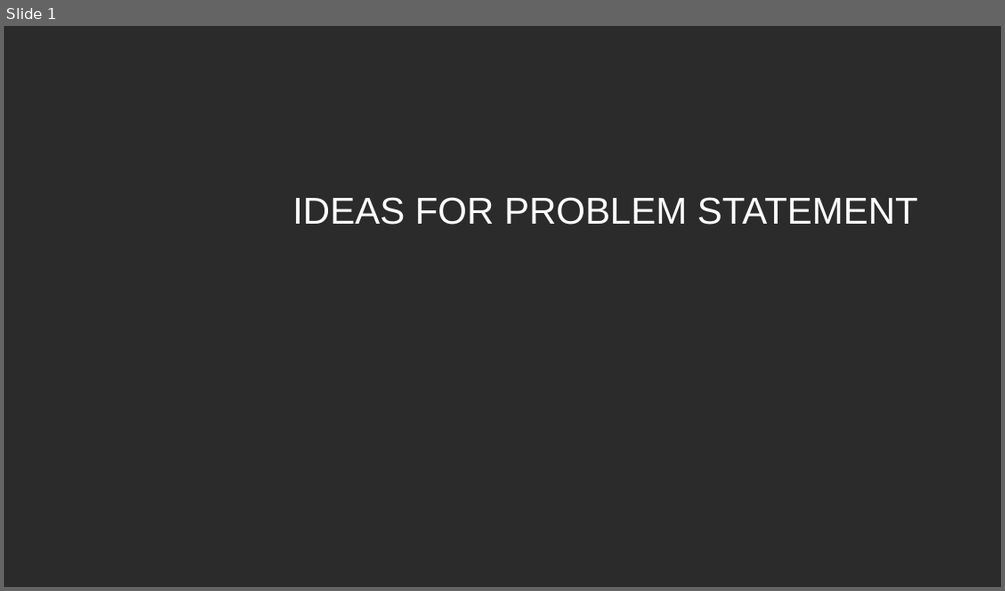
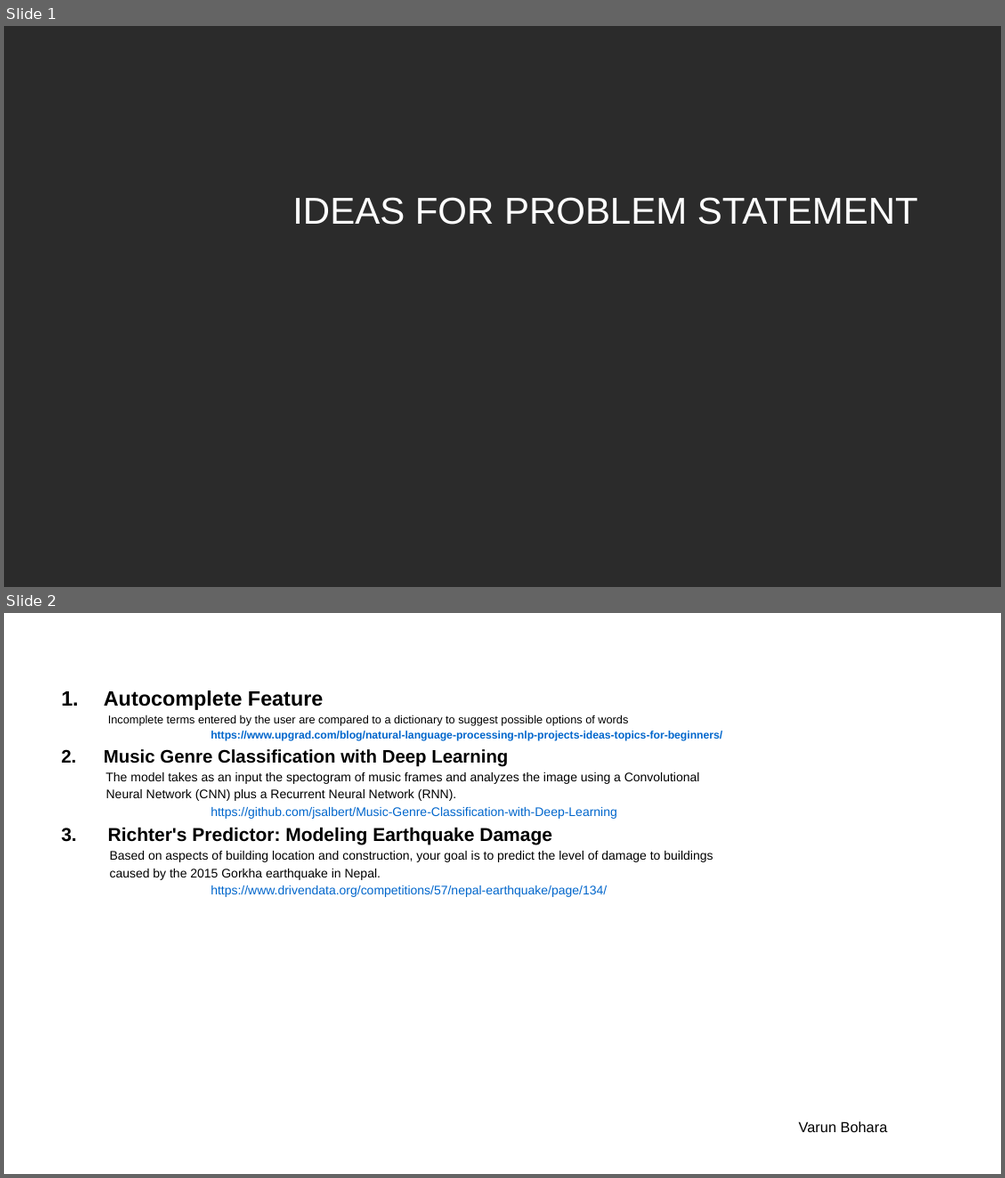
Before and after one commit to VarunBohara/Mini-Project-Documents, a slide deck: IDEAS FOR PROBLEM STATEMENT.2.pptx. Shown one above the other, each under a label of ours: slide 1 before the commit, slides 1 and 2 after it. The pictures are 1005x591 and 1005x1178 pixels, drawn with LibreOffice and Linux fonts; fonts in the diff are those of the drawing; background and template pictures are left out; a plain dark background stands for a picture behind light text. Boxes give left, top, right and bottom in pixels: in the first picture for what was removed or moved away, otherwise in the second. Text is boxed around its words. In the diff, an @@ line names an element or a change of style, - is before the commit and + after.

```diff
--- a/IDEAS FOR PROBLEM STATEMENT.2.pptx
+++ b/IDEAS FOR PROBLEM STATEMENT.2.pptx
@@ slide 2 added at (4,613,1001,1174), background picture (left out) @@
@@ text added at (61,690,722,897), 12 pt, text #000000 @@
+1. Autocomplete Feature
+  Incomplete terms entered by the user are compared to a dictionary to suggest possible options of words
+    https://www.upgrad.com/blog/natural-language-processing-nlp-projects-ideas-topics-for-beginners/
+2. Music Genre Classification with Deep Learning
+The model takes as an input the spectogram of music frames and analyzes the image using a Convolutional
+Neural Network (CNN) plus a Recurrent Neural Network (RNN).
+https://github.com/jsalbert/Music-Genre-Classification-with-Deep-Learning
+3. Richter's Predictor: Modeling Earthquake Damage
+Based on aspects of building location and construction, your goal is to predict the level of damage to buildings
+caused by the 2015 Gorkha earthquake in Nepal.
+https://www.drivendata.org/competitions/57/nepal-earthquake/page/134/
@@ text added at (799,1121,888,1132), 14 pt, text #000000 @@
+Varun Bohara
```
